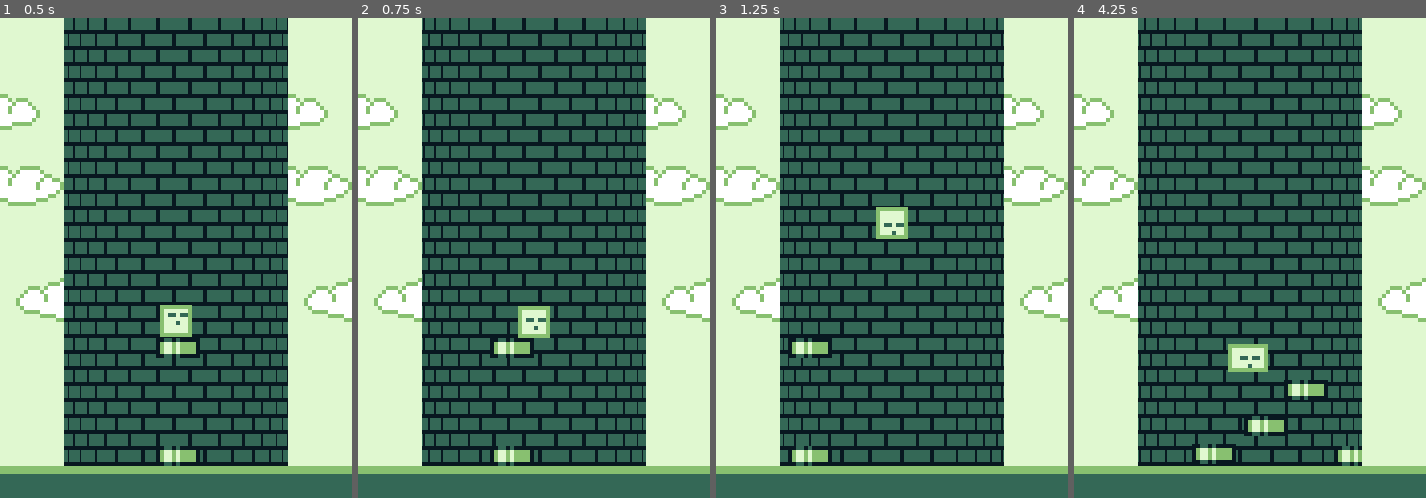
Above: before the commit, frames 1-4 (left to right).
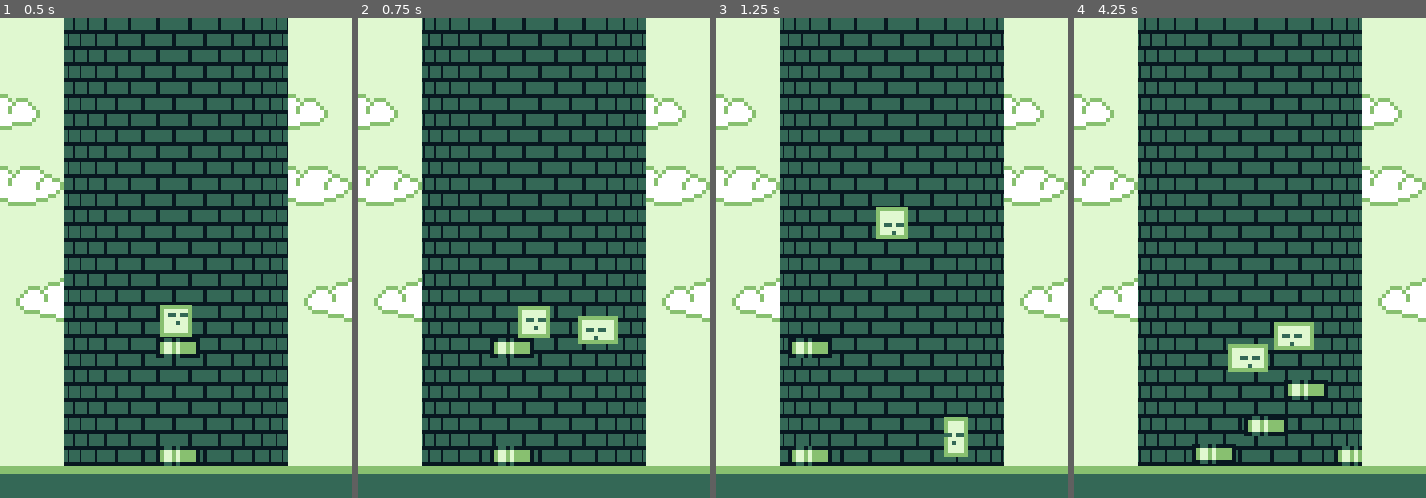
Above: after the commit, the same moments.

Repository: u1995362/pract4
Game: Godot game, scene res://scenes/main.tscn
Same seed, same stepped clock (60 frames per second), same inputs: the game is played once before the commit and once after it.
Inputs:
- Up to frame 1 (0.5 s): no input
- Up to frame 2 (0.75 s): hold Right (ui_right) from 0.53 s (still down); tap E (split, bound only after the commit) at 0.6 s
- Up to frame 3 (1.25 s): keep holding Right (ui_right); tap Space (jump) at 0.77, 0.8, 1.07 s
- Up to frame 4 (4.25 s): tap Space (jump) at 1.35, 1.52, 1.82, 2.3, 3.02, 3.32, 3.6, 3.77, 4.07 s; tap E (split, bound only after the commit) at 1.55, 2.1, 2.85 s; release Right (ui_right) at 2.03 s; hold Left (ui_left) 2.03-2.78 s; hold Right (ui_right) from 2.78 s (still down)

Frame 1 is identical in both runs. In frame 2, 0.6% of the frame differs, in the area x 62-74%, y 62-68%; in frame 3, 0.5%; in frame 4, 0.7%, in the area x 56-69%, y 63-70%.

Commit message:
Clonació
Primera Implementacio de la Clonació

Diff:
--- a/project.godot
+++ b/project.godot
@@ -64,6 +64,11 @@
 "events": [Object(InputEventKey,"resource_local_to_scene":false,"resource_name":"","device":-1,"window_id":0,"alt_press …(191 unchanged characters)…
 ]
 }
+split={
+"deadzone": 0.5,
+"events": [Object(InputEventKey,"resource_local_to_scene":false,"resource_name":"","device":-1,"window_id":0,"alt_pressed":false,"shift_pressed":false,"ctrl_pressed":false,"meta_pressed":false,"pressed":false,"keycode":0,"physical_keycode":69,"key_label":0,"unicode":101,"location":0,"echo":false,"script":null)
+]
+}
 
 [rendering]
 
--- a/scenes/main.tscn
+++ b/scenes/main.tscn
@@ -30,12 +30,6 @@
 
 [node name="Main" type="Node2D"]
 
-[node name="Settings" type="Node2D" parent="."]
-visible = false
-
-[node name="CanvasModulate" type="CanvasModulate" parent="Settings"]
-color = Color(0.237717, 0.293819, 0.259078, 1)
-
 [node name="Torre" type="Node2D" parent="."]
 script = ExtResource("2_a8p2b")
 
@@ -48,12 +42,6 @@
 
 [node name="SubViewport" type="SubViewport" parent="Torre/Scene"]
 size = Vector2i(88, 120)
-
-[node name="Settings" type="Node2D" parent="Torre/Scene/SubViewport"]
-visible = false
-
-[node name="CanvasModulate" type="CanvasModulate" parent="Torre/Scene/SubViewport/Settings"]
-color = Color(0.237717, 0.293819, 0.259078, 1)
 
 [node name="TowerTileMap" type="TileMapLayer" parent="Torre/Scene/SubViewport"]
 tile_map_data = PackedByteArray("AAACAA4AAgAAAAAAAAADAA4AAgAAAAAAAAAEAA4AAgAAAAAAAAAFAA4AAgAAAAAAAAAGAA4AAgAAAAAAAAACAA …(3520 unchanged characters)…
@@ -115,3 +103,4 @@
 
 [node name="slime" parent="." instance=ExtResource("1_lkb1x")]
 position = Vector2(44, 55)
+slime_scene = ExtResource("1_lkb1x")
--- a/scripts/slime.gd
+++ b/scripts/slime.gd
@@ -2,6 +2,7 @@
 
 @onready var animation_tree:AnimationTree = $Sprite2D/AnimationTree
 @onready var animation_state=  animation_tree.get("parameters/playback")
+@export var slime_scene: PackedScene
 
 const SPEED : float = 64
 const JUMP_DISTANCE : float = 3 * 8
@@ -12,6 +13,9 @@
 const JUMP_SPEED : float = ( -2 * JUMP_DISTANCE ) / ( JUMP_TIME )
 const GRAVITY : float = ( 2 * JUMP_DISTANCE ) / ( JUMP_TIME * JUMP_TIME )
 
+#Duplicacio
+var clone: CharacterBody2D = null
+var is_clone: bool = false
 
 #Coyote
 var coyote_frames = 6
@@ -25,6 +29,8 @@
 	$CoyoteTimer.wait_time = coyote_frames / 60.0
 
 func _physics_process(delta: float) -> void:
+	if is_clone:
+		return
 
 	var current_direction = int(Input.get_axis("ui_left", "ui_right"))
 	if current_direction: direction = current_direction
@@ -34,7 +40,14 @@
 	update_animation()
 
 	move_and_slide()
+	sync_clone(delta)
 
+func _process(delta):
+	if is_clone:
+		return
+
+	if Input.is_action_just_pressed("split") and clone == null:
+		split_slime()
 
 func update_animation() -> void:
 	if not is_on_floor():
@@ -76,3 +89,40 @@
 
 func position_controller(delta: float) -> void:
 	velocity.x = (spawn_position.x - position.x)
+
+func split_slime():
+	if slime_scene == null:
+		return
+
+	clone = slime_scene.instantiate()
+	clone.position = position + Vector2(16, 0)
+	clone.is_clone = true # 🔁 Indica que és un clon
+	get_parent().add_child(clone)
+
+func sync_clone(delta: float) -> void:
+	if clone == null:
+		return
+
+	clone.velocity.x = -velocity.x
+
+	clone.velocity.y += GRAVITY * delta
+
+	if jumping and clone.is_on_floor():
+		clone.velocity.y = JUMP_SPEED
+
+	clone.move_and_slide()
+
+	var clone_anim_tree = clone.get_node("Sprite2D/AnimationTree")
+	var clone_anim_state = clone_anim_tree.get("parameters/playback")
+	var clone_direction = -direction
+
+	if not clone.is_on_floor():
+		if clone.velocity.y > 0:
+			clone_anim_state.travel("Jump")
+			clone_anim_tree.set("parameters/Jump/blend_position", clone_direction)
+		else:
+			clone_anim_state.travel("Fall")
+			clone_anim_tree.set("parameters/Fall/blend_position", clone_direction)
+	else:
+		clone_anim_state.travel("Iddle")
+		clone_anim_tree.set("parameters/Iddle/blend_position", clone_direction)
--- a/scripts/towerManager.gd
+++ b/scripts/towerManager.gd
@@ -25,6 +25,7 @@
 	var direction := -int(Input.get_axis("ui_left", "ui_right"))
 	if direction:
 		for t in [Background, Ground, Left, Mid, Right]:
+			print(3*direction * SPEED * delta)
 			t.position.x += direction * SPEED * delta
 		check_wrap()
 
@@ -35,6 +36,9 @@
 	elif Background.position.x > TILE_SIZE:
 		Background.position.x -= TILE_SIZE
 		Ground.position.x -= TILE_SIZE
+
+
+
 
 	# Si la torre de la derecha se sale por la izquierda, reubícala al final
 	if Right.position.x < 16+8:
